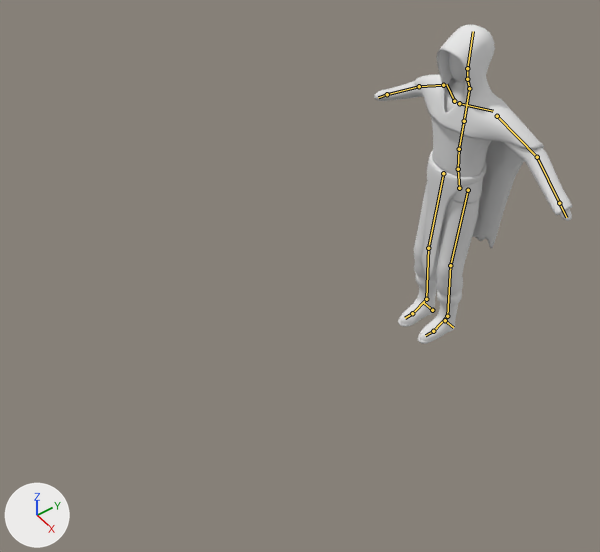
What one commit did to the Blender file MastersOfMana/Assets/Models/SorcererRigged.blend.
Both versions are drawn from a camera (50 mm lens) standing at (2.59, -2.96, 3.81) and looking at (0.03, -1.09, 0.97). Lighting does not change. The marker at lower left points along +X, +Y and +Z. The bones that bend it are drawn over the model as lines.

Names of what the first picture shows: 'Belt', 'Body', 'Boots', 'Hoodie', 'Jacket', 'Trousers'.
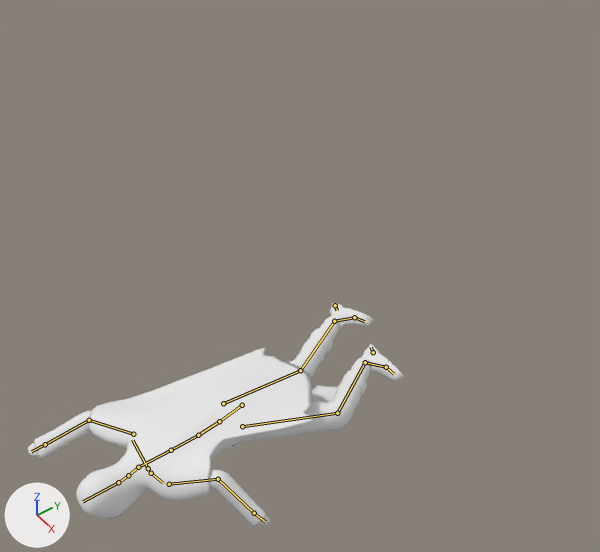
The newer file adds an action. The first version stands in its rest pose; the second is drawn at frame 12 of the action 'Die'.

What differs and where, as boxes (x1, y1, x2, y2) in the pictures (600 x 552 px):
'Hoodie', posed (85% wider, 23% shorter): before (415, 25, 544, 248); after (76, 348, 316, 519)
'Jacket', posed: before (374, 78, 573, 216); after (34, 411, 266, 527)
'Trousers', posed: before (414, 181, 479, 298); after (249, 337, 362, 441)
'Boots', posed (48% wider, 33% taller): before (398, 275, 462, 344); after (309, 303, 404, 395)
'Belt', posed: before (422, 151, 487, 282); after (223, 385, 338, 451)
'Body', posed: before (448, 53, 572, 221); after (27, 316, 366, 525)

Diff of the bpy script that builds the scene:
```diff
--- a/MastersOfMana/Assets/Models/SorcererRigged.blend.py
+++ b/MastersOfMana/Assets/Models/SorcererRigged.blend.py
@@ bone_handik_l @@
 bone_handik_l = bpy.data.objects['Rig'].pose.bones['handIK.L']
-bone_handik_l.location = (0.0, 0.0, 0.0)
+bone_handik_l.location = (1.733, 0.827, -1.052)
@@ bone_elbowik_l @@
 bone_elbowik_l = bpy.data.objects['Rig'].pose.bones['elbowIK.L']
-bone_elbowik_l.location = (0.0, 0.0, 0.0)
+bone_elbowik_l.location = (0.0, -1.753, -0.672)
@@ bone_handik_r @@
 bone_handik_r = bpy.data.objects['Rig'].pose.bones['handIK.R']
-bone_handik_r.location = (0.0, 0.0, 0.0)
+bone_handik_r.location = (-2.423, 0.833, -1.101)
@@ bone_elbowik_r @@
 bone_elbowik_r = bpy.data.objects['Rig'].pose.bones['elbowIK.R']
-bone_elbowik_r.location = (0.0, 0.0, 0.0)
+bone_elbowik_r.location = (-0.347, -2.364, -2.08)
@@ bone_footik_l @@
 bone_footik_l = bpy.data.objects['Rig'].pose.bones['footIK.L']
-bone_footik_l.location = (0.0, 0.0, 0.0)
-bone_footik_l.rotation_quaternion = (1.0, 0.0, 0.0, 0.0)  # degrees (0, 0, 0)
+bone_footik_l.location = (0.0, 0.0, -0.672)
+bone_footik_l.rotation_quaternion = (0.701, 0.02, -0.02, -0.712)  # degrees (3, 0, -91)
@@ bone_kneeik_l @@
 bone_kneeik_l = bpy.data.objects['Rig'].pose.bones['kneeIK.L']
-bone_kneeik_l.location = (0.0, 0.0, 0.0)
+bone_kneeik_l.location = (-1.02, 0.789, 0.428)
@@ bone_waist @@
 bone_waist = bpy.data.objects['Rig'].pose.bones['waist']
-bone_waist.location = (0.0, 0.0, 0.0)
-bone_waist.rotation_quaternion = (1.0, 0.0, 0.0, 0.0)  # degrees (0, 0, 0)
+bone_waist.location = (0.0, -0.425, 1.683)
+bone_waist.rotation_quaternion = (0.707, 0.707, 0.0, 0.0)  # degrees (90, 0, 0)
@@ bone_footik_r @@
 bone_footik_r = bpy.data.objects['Rig'].pose.bones['footIK.R']
-bone_footik_r.location = (0.0, 0.0, 0.0)
-bone_footik_r.rotation_quaternion = (1.0, 0.0, 0.0, 0.0)  # degrees (0, 0, 0)
+bone_footik_r.location = (-0.19, 0.0, -0.606)
+bone_footik_r.rotation_quaternion = (0.713, 0.174, -0.19, -0.652)  # degrees (30, -3, -86)
@@ bone_kneeik_r @@
 bone_kneeik_r = bpy.data.objects['Rig'].pose.bones['kneeIK.R']
-bone_kneeik_r.location = (0.0, 0.0, 0.0)
+bone_kneeik_r.location = (-0.541, 0.0, 0.0)
```
